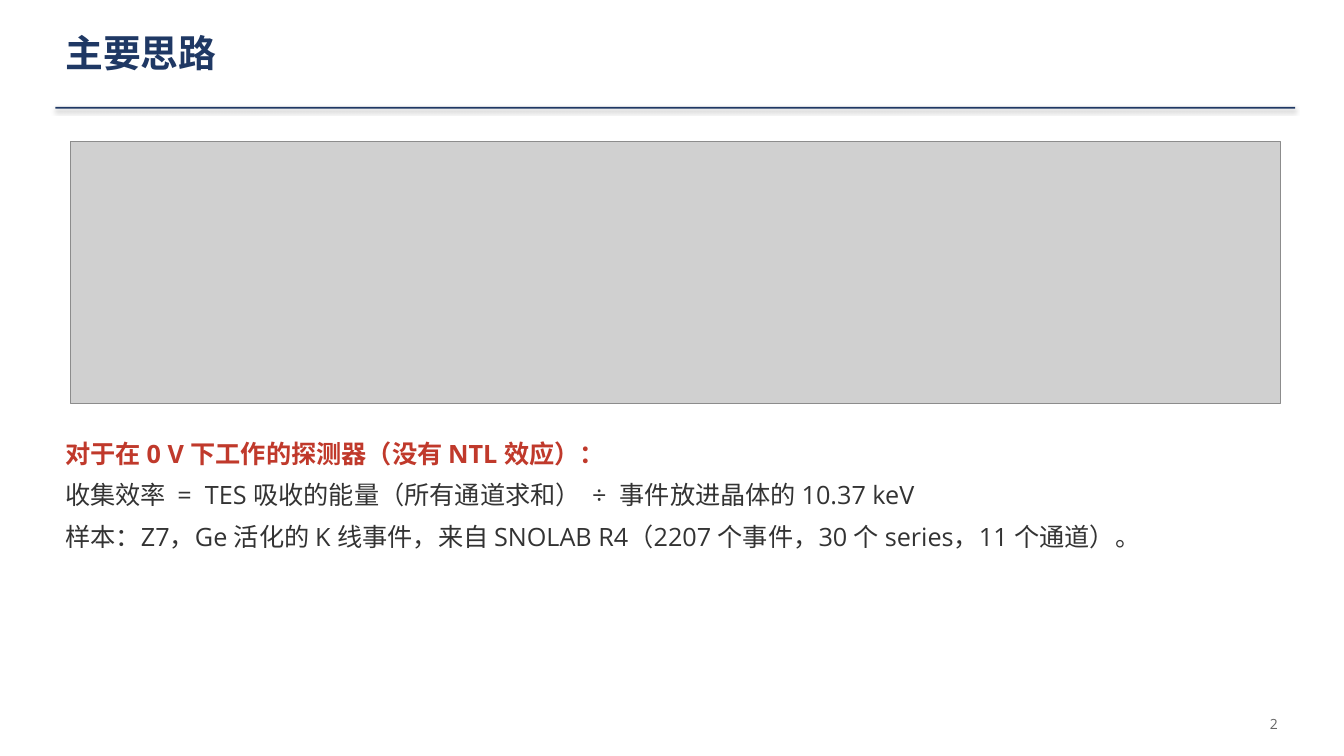
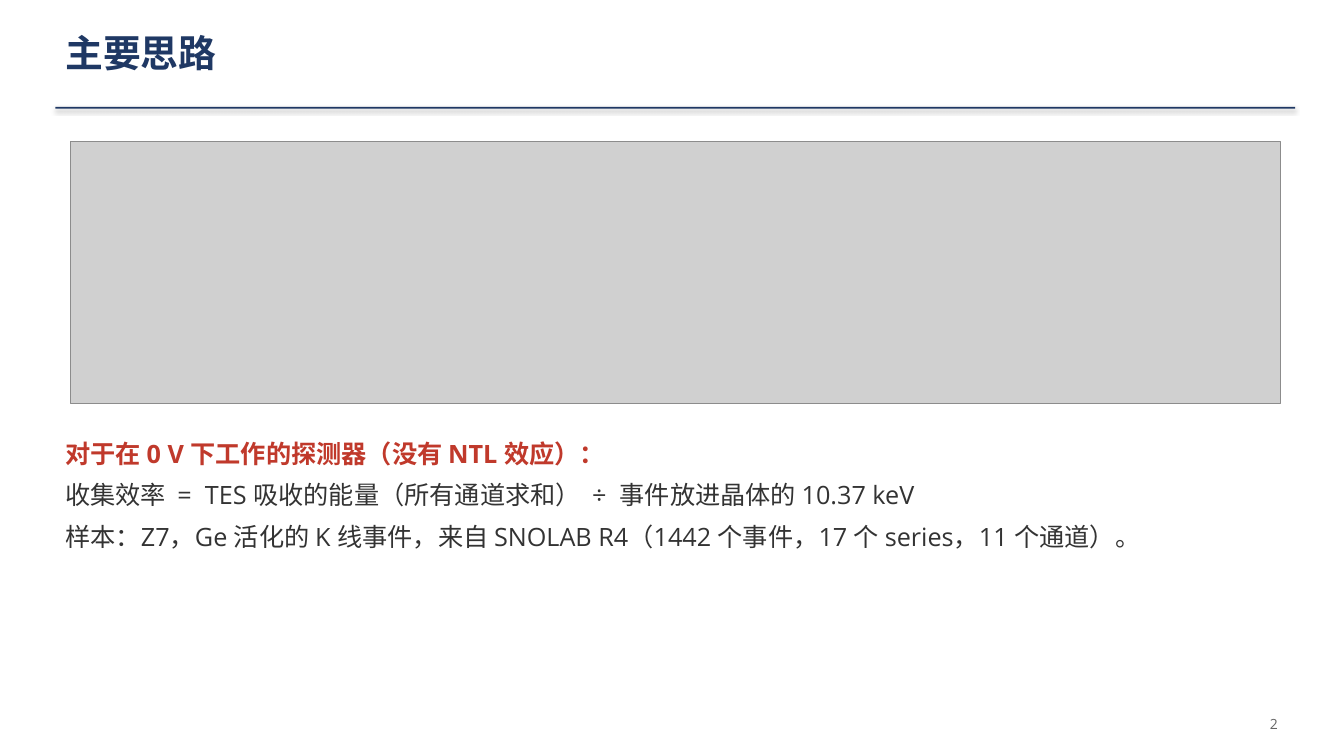
Before and after one commit to ZhihengLi0/urop, a slide deck: slide 2 of snolab_run4_phonon_pulse_analysis/collection_efficiency/presentation/SNOLAB_R4_collection_efficiency_20260910_zh.pptx. Drawn at 1344x756 pixels with LibreOffice and Linux fonts; fonts in the diff are those of the drawing; grey boxes stand for pictures. Boxes give left, top, right and bottom in pixels: in the first picture for what was removed or moved away, otherwise in the second. Text is boxed around its words. In the diff, an @@ line names an element or a change of style, - is before the commit and + after.

```diff
--- a/snolab_run4_phonon_pulse_analysis/collection_efficiency/presentation/SNOLAB_R4_collection_efficiency_20260910_zh.pptx
+++ b/snolab_run4_phonon_pulse_analysis/collection_efficiency/presentation/SNOLAB_R4_collection_efficiency_20260910_zh.pptx
@@ text at box(65, 524, 1140, 549): text changed @@
-样本：Z7，Ge 活化的 K 线事件，来自 SNOLAB R4（2207 个事件，30 个 series，11 个通道）。
+样本：Z7，Ge 活化的 K 线事件，来自 SNOLAB R4（1442 个事件，17 个 series，11 个通道）。
```
Also in this commit, not shown: 6 other slides changed, 31 other files.
